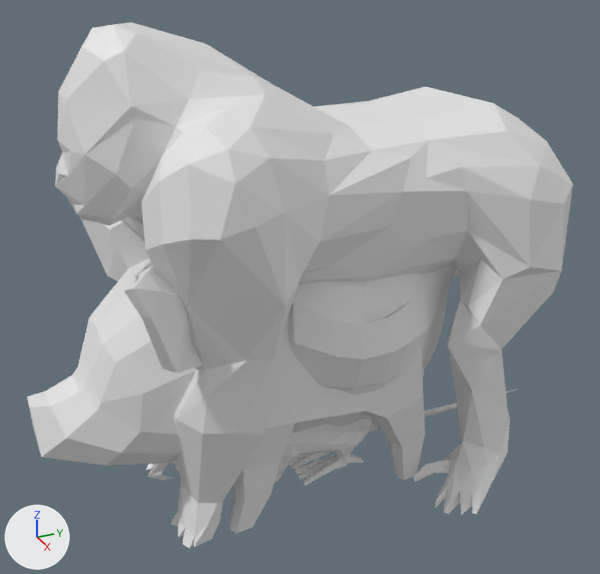
The OBJ model final_project4/Assets/Mesh/Gorilla/Walk/Gorilla_000024.obj: old version first, new version second.
The view is the same before and after, from a 50 mm camera at (3.02, -1.37, 2.49) aimed at (-0.01, -0.01, 0.97). Lighting does not change. The marker at lower left points along +X, +Y and +Z. Where no turn or scale is listed for an object, it has been applied to the vertices.

The first picture shows '10664_Gorilla_v2', 'Chicken', 'grp1_Mesh', 'pig'.
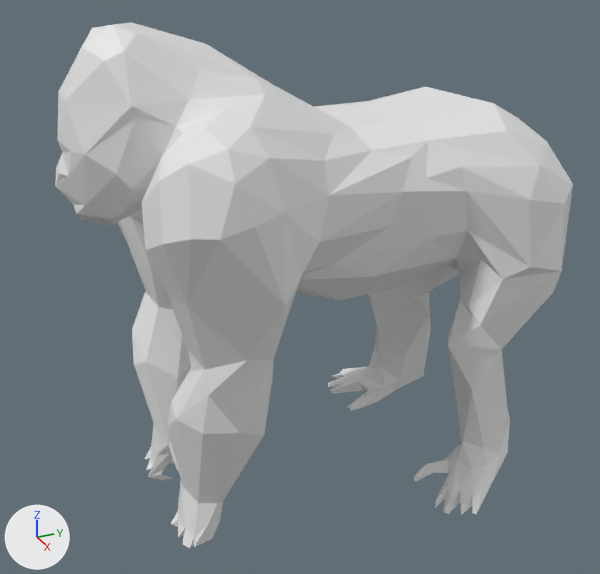
Where the change shows, as pixel boxes (x1, y1, x2, y2) in the pictures (600 x 574 px):
```json
{"object": "pig", "change": "deleted", "before": [27, 201, 425, 533]}
{"object": "Chicken", "change": "deleted", "before": [286, 265, 455, 486]}
{"object": "grp1_Mesh", "change": "deleted", "before": [274, 389, 517, 483]}
```

Scene script edits in JSON lines:
```json
{"op": "remove", "block": "ob_chicken", "code": ["ob_chicken = bpy.data.objects.new('Chicken', me_chicken)", "ob_chicken.location = (0.0, 0.0, 0.0)"]}
{"op": "remove", "block": "ob_grp1_mesh", "code": ["ob_grp1_mesh = bpy.data.objects.new('grp1_Mesh', me_grp1_mesh)", "ob_grp1_mesh.location = (0.0, 0.0, 0.0)"]}
{"op": "remove", "block": "ob_pig", "code": ["ob_pig = bpy.data.objects.new('pig', me_pig)", "ob_pig.location = (0.0, 0.0, 0.0)"]}
```
